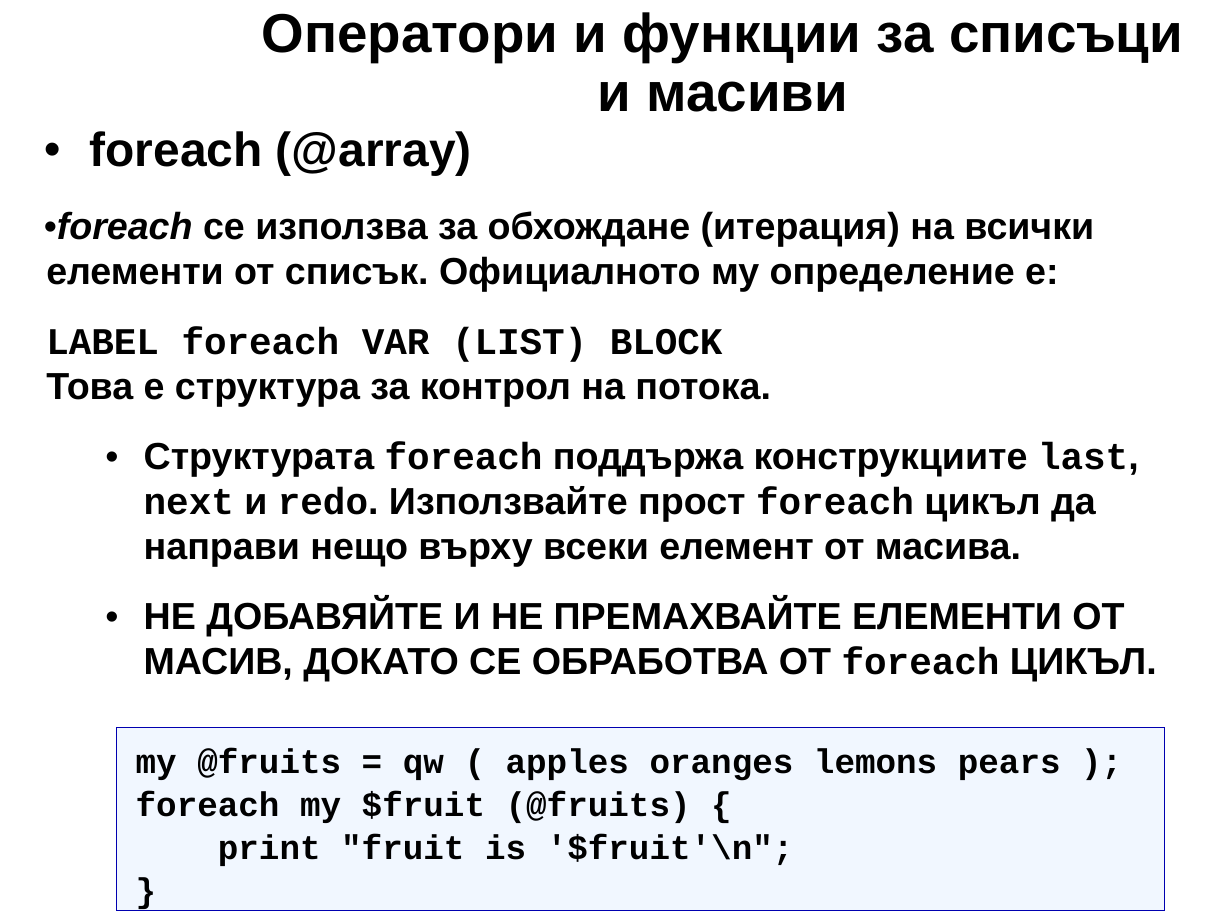
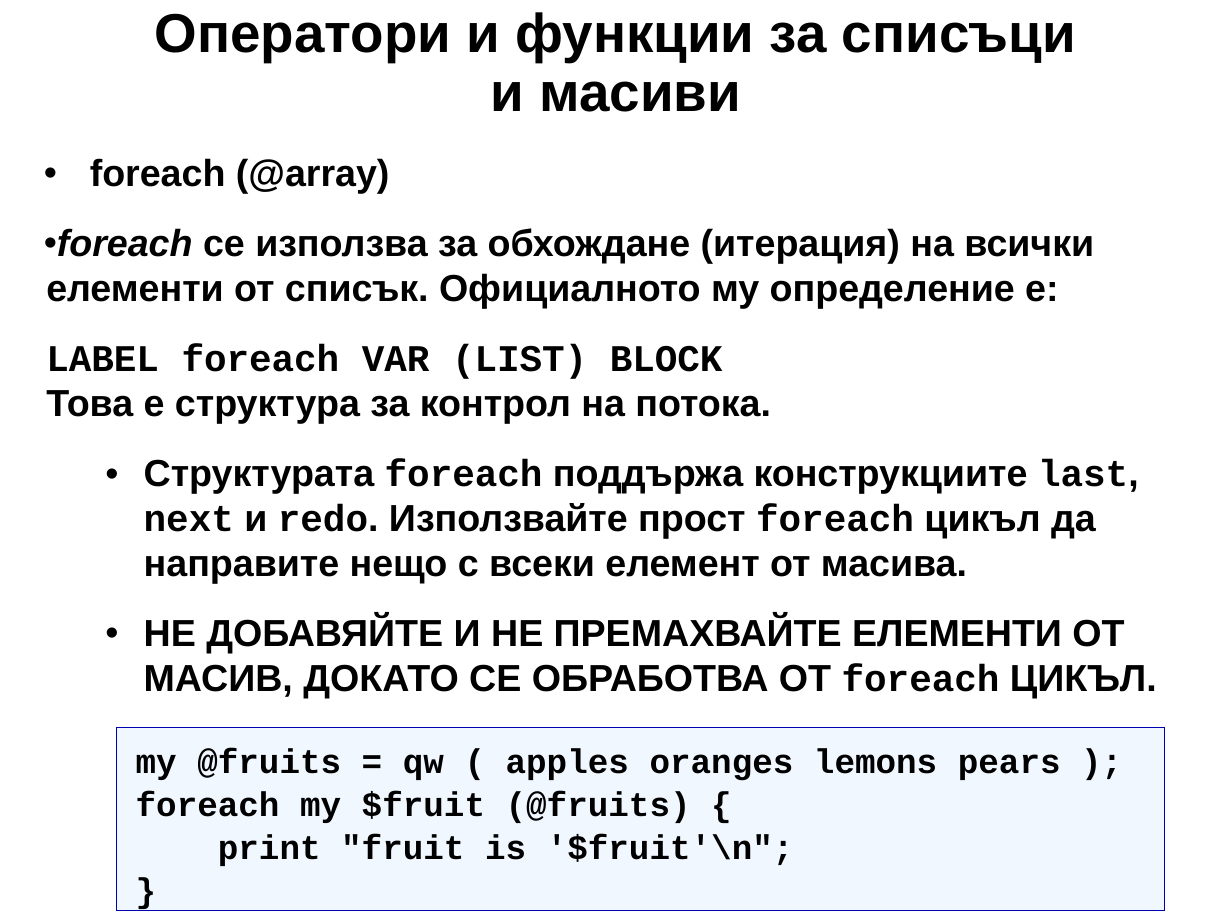
Before and after one commit to kberov/PerlProgrammingCourse, a slide deck: slide 17 of 03_list_and_arrays_bg.odp. Drawn at 1232x924 pixels with LibreOffice and Linux fonts; fonts in the diff are those of the drawing; background and template pictures are left out. Boxes give left, top, right and bottom in pixels: in the first picture for what was removed or moved away, otherwise in the second. Text is boxed around its words. In the diff, an @@ line names an element or a change of style, - is before the commit and + after.

Commit message:
списъци и масиви

```diff
--- a/03_list_and_arrays_bg.odp
+++ b/03_list_and_arrays_bg.odp
@@ title "Оператори и функции за списъци ...": place and size @@
-title "Оператори и функции за списъци ..." at (262, 12, 1183, 112)
+title "Оператори и функции за списъци ..." at (155, 12, 1076, 112)
@@ text "foreach (@array)": place and size @@
-text "foreach (@array)" at (44, 131, 1157, 681)
+text "foreach (@array)" at (44, 158, 1157, 698)
@@ text at (90, 158, 390, 193): size 28 to 22 pt in "foreach (@array)" @@
@@ text at (144, 459, 1139, 583): text changed @@
-  • Структурата foreach поддържа конструкциите last, next и redo. Използвайте прост foreach цикъл да направи нещо върху всеки елемент от масива.
+  • Структурата foreach поддържа конструкциите last, next и redo. Използвайте прост foreach цикъл да направите нещо с всеки елемент от масива.
```
Also in this commit, not shown: 25 other slides changed, 1 other file.
